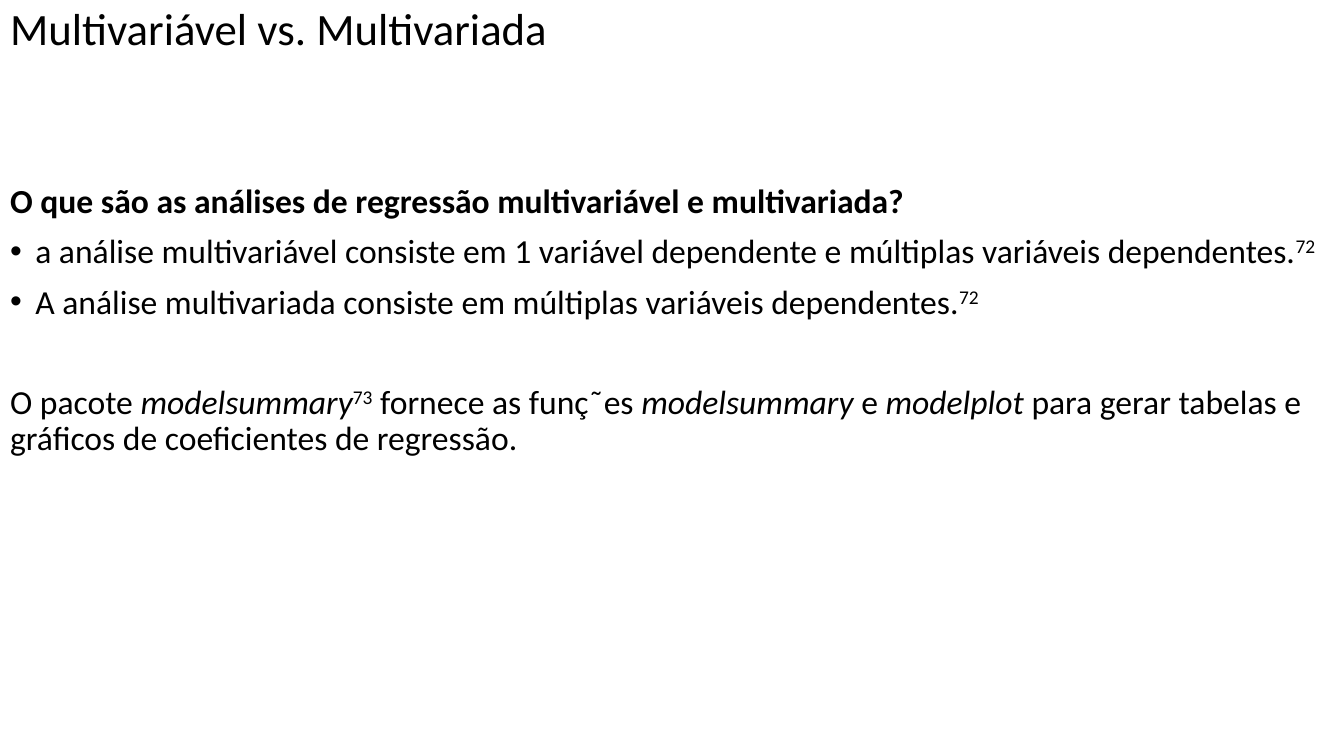
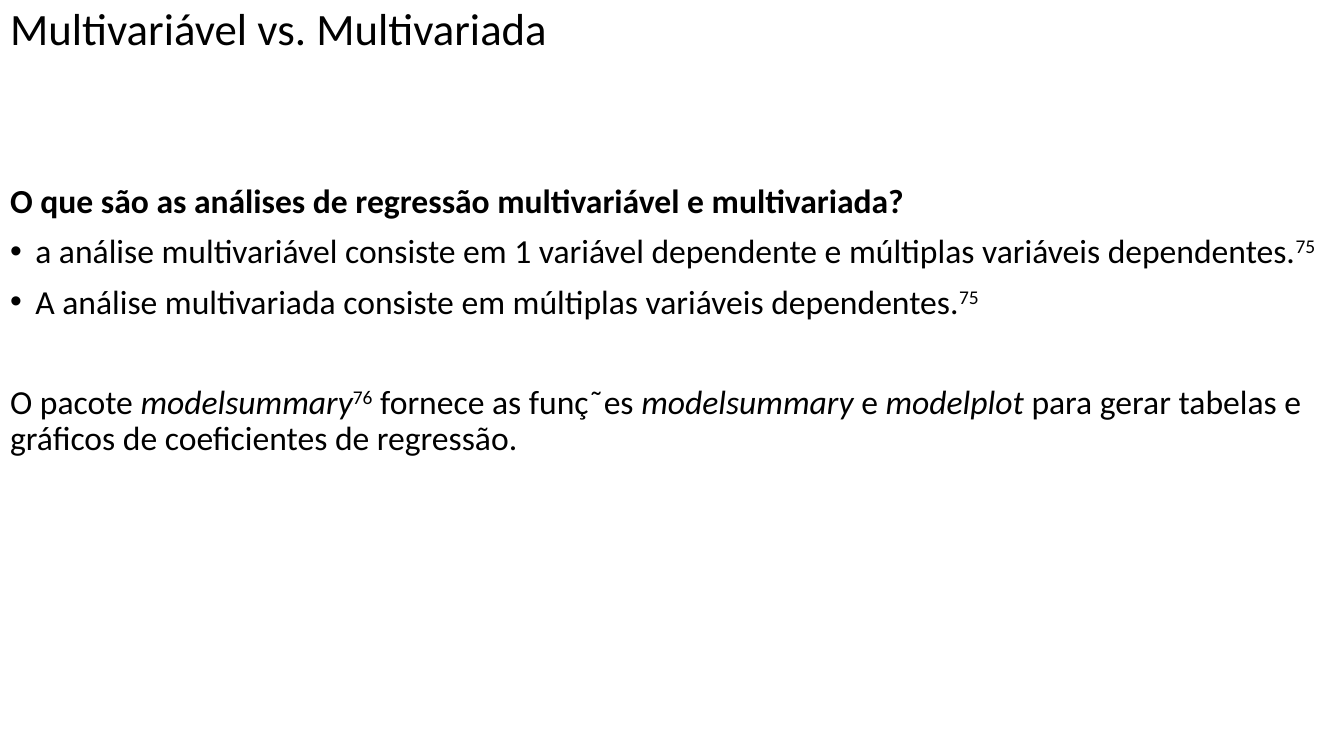
Before and after one commit to FerreiraAS/Ciencia-com-R, a slide deck: slide 56 of Ciência-com-R.pptx (slide 51 before the commit). Drawn at 1344x756 pixels with LibreOffice and Linux fonts; fonts in the diff are those of the drawing. Boxes give left, top, right and bottom in pixels: in the first picture for what was removed or moved away, otherwise in the second. Text is boxed around its words. In the diff, an @@ line names an element or a change of style, - is before the commit and + after.

```diff
--- a/Ciência-com-R.pptx
+++ b/Ciência-com-R.pptx
@@ text at (x1=10, y1=239, x2=1316, y2=456): text changed @@
-• a análise multivariável consiste em 1 variável dependente e múltiplas variáveis dependentes.72
-• A análise multivariada consiste em múltiplas variáveis dependentes.72
-O pacote modelsummary73 fornece as funç˜es modelsummary e modelplot para gerar tabelas e gráficos de coeficientes de regressão.
+• a análise multivariável consiste em 1 variável dependente e múltiplas variáveis dependentes.75
+• A análise multivariada consiste em múltiplas variáveis dependentes.75
+O pacote modelsummary76 fornece as funç˜es modelsummary e modelplot para gerar tabelas e gráficos de coeficientes de regressão.
```
Also in this commit, not shown: 23 other slides changed, 6 slides added, 1 slide removed, 47 other files.
